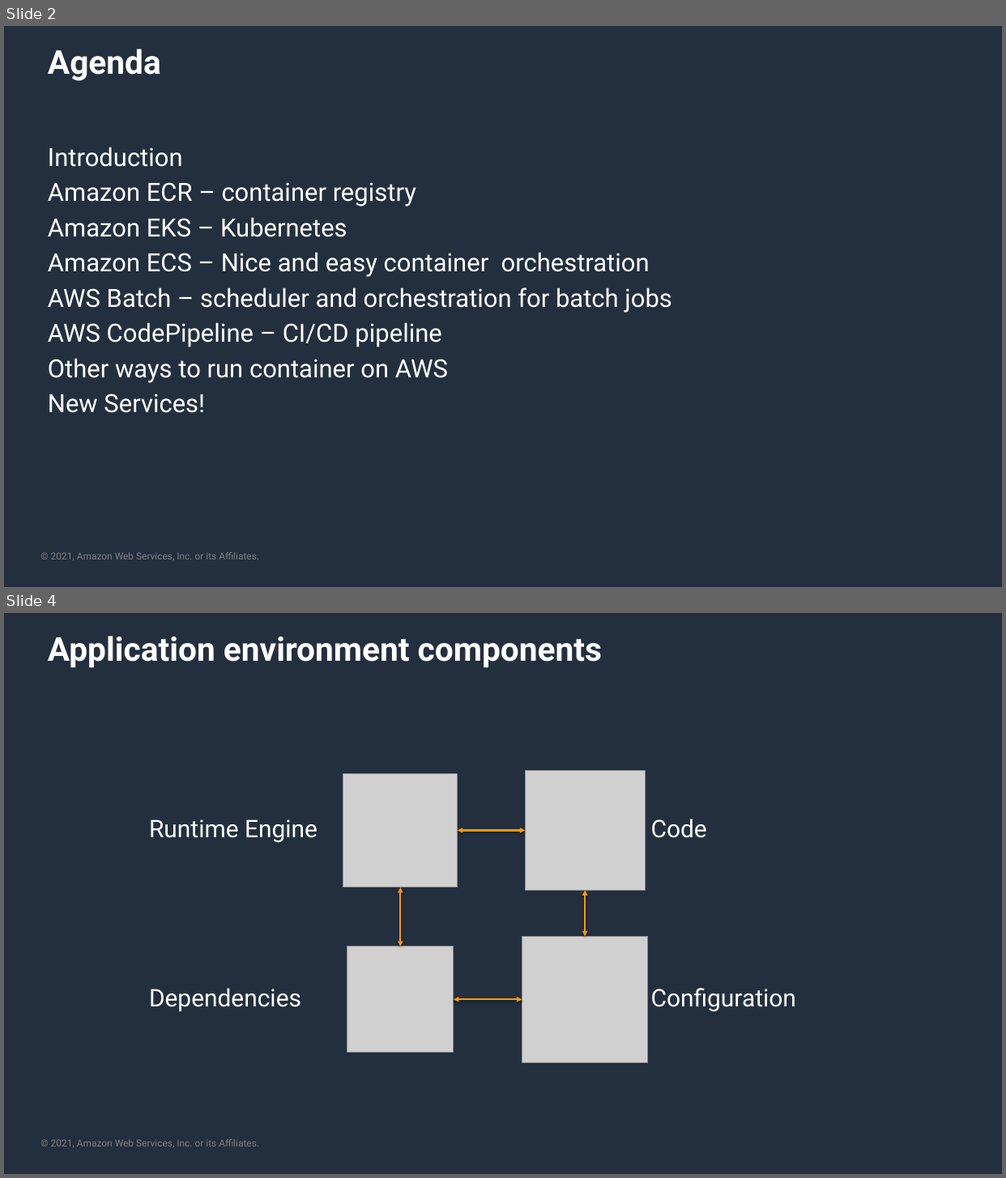
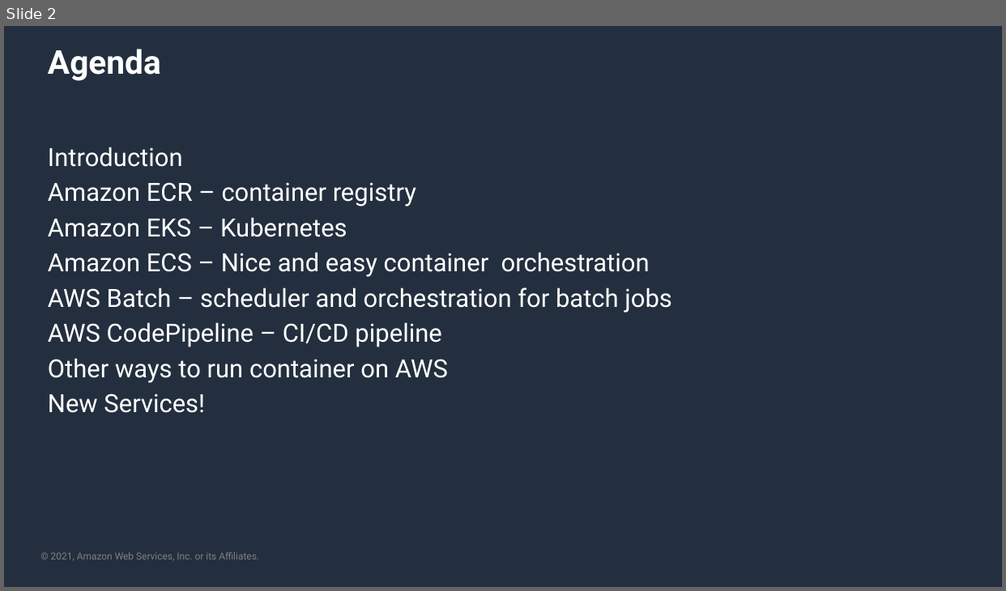
Before and after one commit to aws-samples/semantic-search-using-amazon-aurorapg-pgvector-and-amazon-bedrock, a slide deck: sample-documents/Containers on AWS.pptx. Shown one above the other, each under a label of ours: slides 2 and 4 before the commit, slide 2 after it; the slides between them are not shown. The pictures are 1006x1178 and 1006x591 pixels, drawn with LibreOffice and Linux fonts; fonts in the diff are those of the drawing; grey boxes stand for pictures; background and template pictures are left out. Boxes give left, top, right and bottom in pixels: in the first picture for what was removed or moved away, otherwise in the second. Text is boxed around its words. In the diff, an @@ line names an element or a change of style, - is before the commit and + after.

```diff
--- a/sample-documents/Containers on AWS.pptx
+++ b/sample-documents/Containers on AWS.pptx
@@ slide 4 removed at (4,613,1002,1174), background #232F3E; not listed: 1 template element that a slide beside it also shows @@
@@ title removed at (48,636,602,668) @@
-Application environment components
@@ picture removed at (343,773,458,888) @@
@@ picture removed at (525,771,645,891) @@
@@ text removed at (149,820,317,843) @@
-Runtime Engine
@@ double arrow removed from (458, 831) to (525, 831) @@
@@ text removed at (651,819,707,838) @@
-Code
@@ double arrow removed from (401, 888) to (401, 947) @@
@@ double arrow removed from (585, 891) to (585, 937) @@
@@ picture removed at (347,947,453,1053) @@
@@ picture removed at (522,937,648,1063) @@
@@ text removed at (149,988,301,1012) @@
-Dependencies
@@ double arrow removed from (454, 999) to (522, 999) @@
@@ text removed at (651,988,796,1012) @@
-Configuration
```
Also in this commit, not shown: 63 other slides removed.
